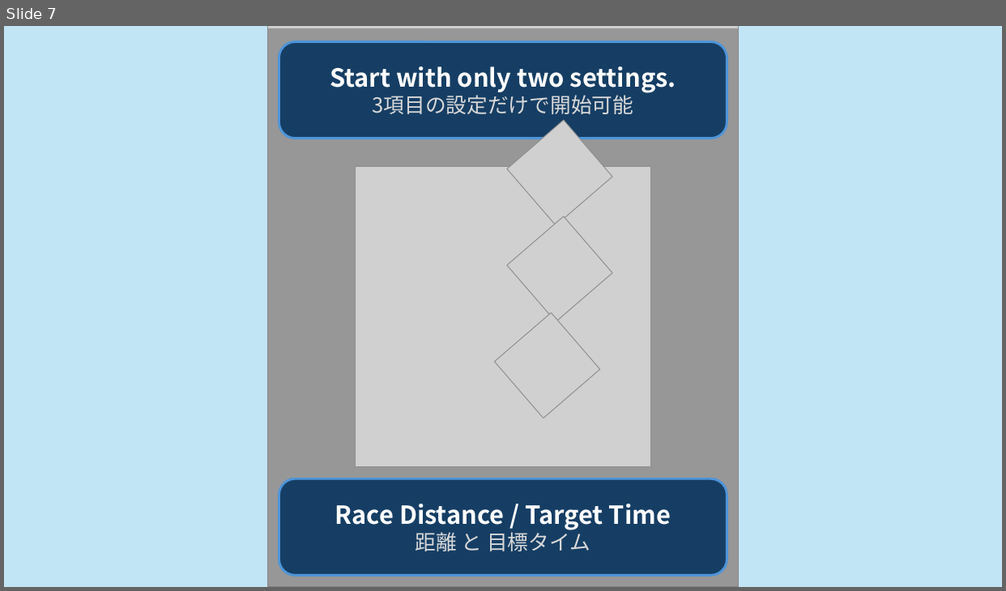
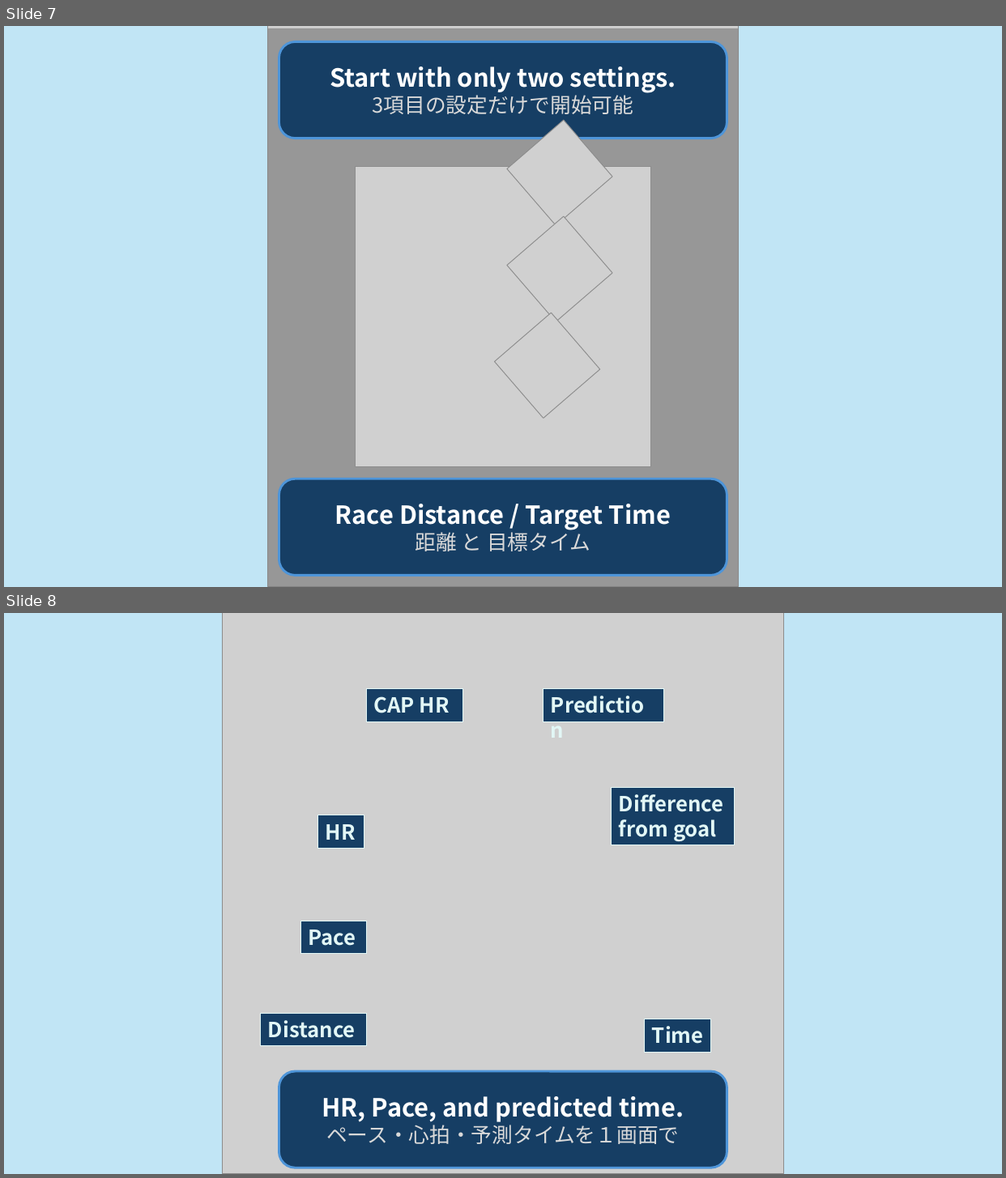
Before and after one commit to EibaKatsu/MarathonCoach, a slide deck: assets/store_shots/store_shots.pptx. Shown one above the other, each under a label of ours: slide 7 before the commit, slides 7 and 8 after it. The pictures are 1006x591 and 1006x1178 pixels, drawn with LibreOffice and Linux fonts; fonts in the diff are those of the drawing; grey boxes stand for pictures. Boxes give left, top, right and bottom in pixels: in the first picture for what was removed or moved away, otherwise in the second. Text is boxed around its words. In the diff, an @@ line names an element or a change of style, - is before the commit and + after.

```diff
--- a/assets/store_shots/store_shots.pptx
+++ b/assets/store_shots/store_shots.pptx
@@ slide 8 added at (4,613,1002,1174), background #C1E5F5 @@
@@ picture added at (223,613,784,1174) @@
@@ rectangle added at (366,688,463,722), fill #163E64, outline #E2F7F6 0.75 pt, 20 pt, text #E2F7F6, bold @@
+CAP HR
@@ rectangle added at (543,688,664,722), fill #163E64, outline #E2F7F6 0.75 pt, 20 pt, text #E2F7F6, bold @@
+Prediction
@@ rectangle added at (612,787,734,845), fill #163E64, outline #E2F7F6 0.75 pt, 20 pt, text #E2F7F6, bold @@
+Difference
+from goal
@@ rectangle added at (318,815,364,848), fill #163E64, outline #E2F7F6 0.75 pt, 20 pt, text #E2F7F6, bold @@
+HR
@@ rectangle added at (300,922,366,954), fill #163E64, outline #E2F7F6 0.75 pt, 20 pt, text #E2F7F6, bold @@
+Pace
@@ rectangle added at (261,1013,366,1046), fill #163E64, outline #E2F7F6 0.75 pt, 20 pt, text #E2F7F6, bold @@
+Distance
@@ rectangle added at (645,1020,711,1053), fill #163E64, outline #E2F7F6 0.75 pt, 20 pt, text #E2F7F6, bold @@
+Time
@@ rounded rectangle added at (279,1072,727,1169), fill #163E64, outline #4E95D9 2.25 pt, 24 pt, text #FFFFFF, bold @@
+HR, Pace, and predicted time.
+ペース・心拍・予測タイムを１画面で
```
Also in this commit, not shown: 1 slide changed, 8 other files.
